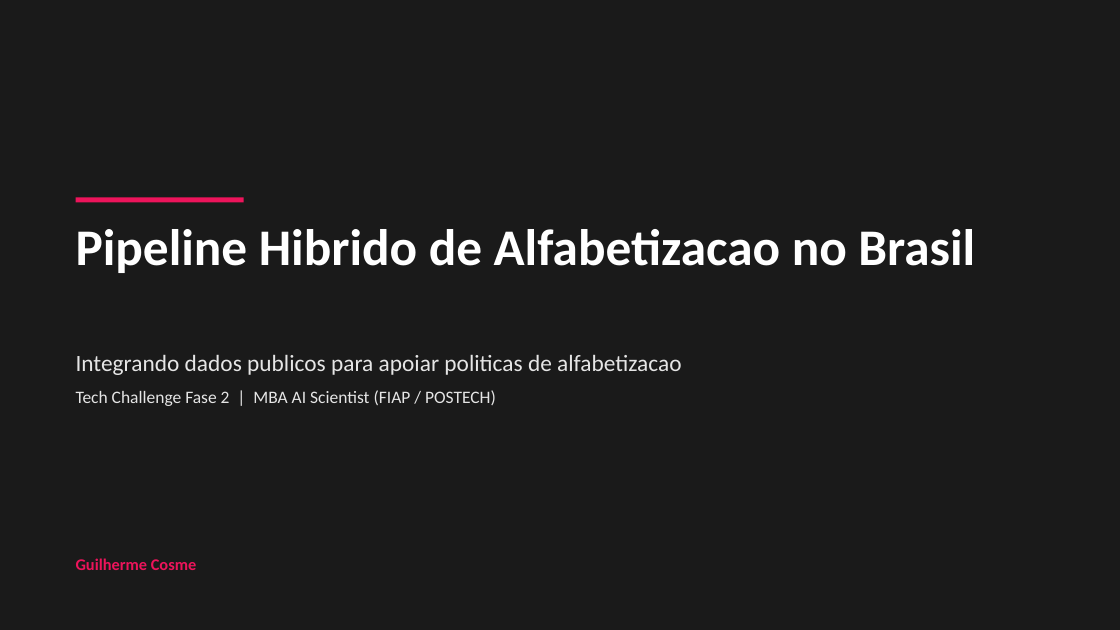
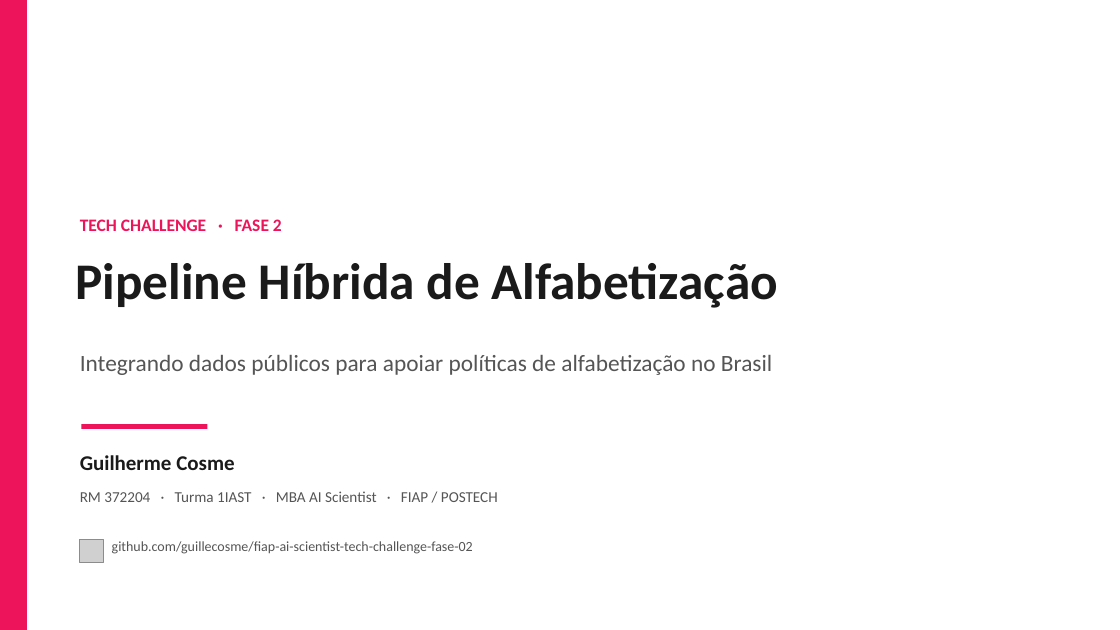
Before and after one commit to guillecosme/fiap-ai-scientist-tech-challenge-fase-02, a slide deck: slide 1 of reports/slides/pipeline_alfabetizacao_fase2.pptx. Drawn at 1120x630 pixels with LibreOffice and Linux fonts; fonts in the diff are those of the drawing; grey boxes stand for pictures. Boxes give left, top, right and bottom in pixels: in the first picture for what was removed or moved away, otherwise in the second. Text is boxed around its words. In the diff, an @@ line names an element or a change of style, - is before the commit and + after.

Commit message:
deck no formato da fase 1 com capa e rm, icones aws, tabela de tradeoffs e acentuacao

```diff
--- a/reports/slides/pipeline_alfabetizacao_fase2.pptx
+++ b/reports/slides/pipeline_alfabetizacao_fase2.pptx
@@ rectangle: place and size @@
-rectangle at [76, 197, 244, 202]
+rectangle at [0, 0, 27, 630]
@@ rectangle removed at [0, 0, 1120, 630] @@
@@ text added at [80, 219, 282, 231], 15 pt, text #ED145B, bold @@
+TECH CHALLENGE · FASE 2
@@ text at [76, 263, 778, 308]: text changed; text colour #FFFFFF to #1A1A1A @@
-Pipeline Hibrido de Alfabetizacao no Brasil
+Pipeline Híbrida de Alfabetização
@@ text at [80, 355, 772, 375]: text changed; text colour #E5E5E5 to #555555 @@
-Integrando dados publicos para apoiar politicas de alfabetizacao
-Tech Challenge Fase 2 | MBA AI Scientist (FIAP / POSTECH)
+Integrando dados públicos para apoiar políticas de alfabetização no Brasil
@@ rectangle added at [82, 424, 208, 429], fill #ED145B @@
@@ text "Guilherme Cosme": place and size @@
-text "Guilherme Cosme" at [76, 558, 196, 570]
+text "Guilherme Cosme" at [80, 455, 234, 470]
@@ text "Guilherme Cosme" at [80, 455, 234, 470]: size 14 to 18 pt, text colour #ED145B to #1A1A1A @@
@@ text added at [80, 491, 498, 502], 13 pt, text #555555 @@
+RM 372204 · Turma 1IAST · MBA AI Scientist · FIAP / POSTECH
@@ picture added at [80, 539, 103, 563] @@
@@ text added at [112, 541, 473, 554], 12 pt, text #555555 @@
+github.com/guillecosme/fiap-ai-scientist-tech-challenge-fase-02
```
Also in this commit, not shown: 5 other slides changed, 5 slides added, 5 slides removed.
